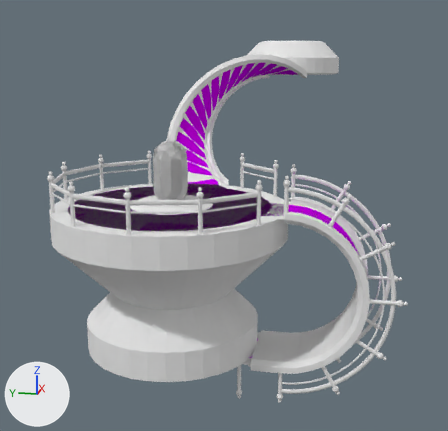
The Blender file scenes/phone-bank-ori.blend as it was, and as the next commit left it.
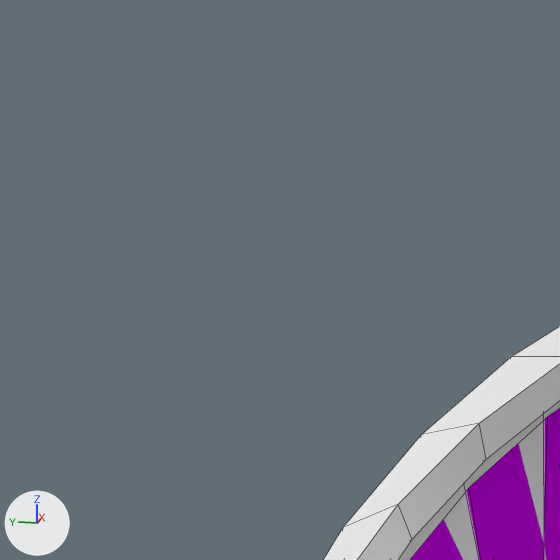
The first picture shows the older version from a 50 mm lens placed at (-19.89, -5.82, 4.69), pointed at (9.28, 0.02, -2.6). The close-ups show both versions on the part from 31% to 48% of the width and 6% to 23% of the height of that picture; other places that the commit changed are outside them. Lighting does not change. The marker at lower left points along +X, +Y and +Z. The close-ups show mesh edges as thin lines.

Names of what the first close-up shows: 'Helix', 'WalkMesh'.
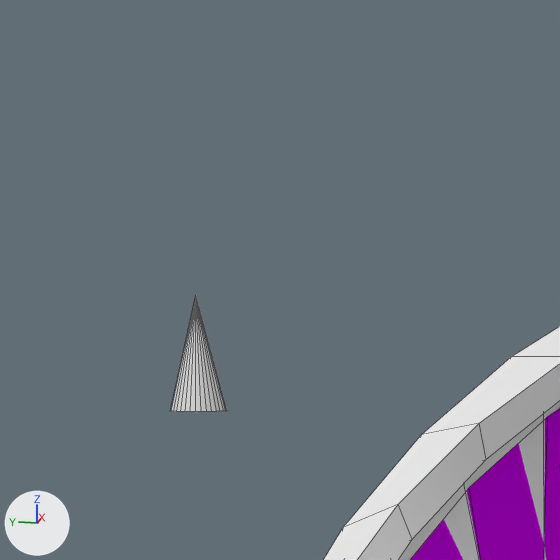
The change, as JSON lines over the scene's bpy script:
```json
{"op": "add", "block": "me_cone", "code": ["me_cone = bpy.data.meshes.new('Cone')", "me_cone.from_pydata(...)  # a 32-sided cone pointing to +z spanning x -1.0..1.0, y -1.0..1.0, z -1.0..1.0"]}
{"op": "add", "block": "ob_pointer", "code": ["ob_pointer = bpy.data.objects.new('Pointer', me_cone)", "ob_pointer.location = (21.716, 6.505, 4.09)", "ob_pointer.scale = (0.25, 0.25, 0.5)"]}
```

What differs and where, as boxes [x1, y1, x2, y2] in the close-ups (560 x 560 px):
```json
{"object": "Pointer", "change": "added", "after": [170, 297, 226, 412]}
```
